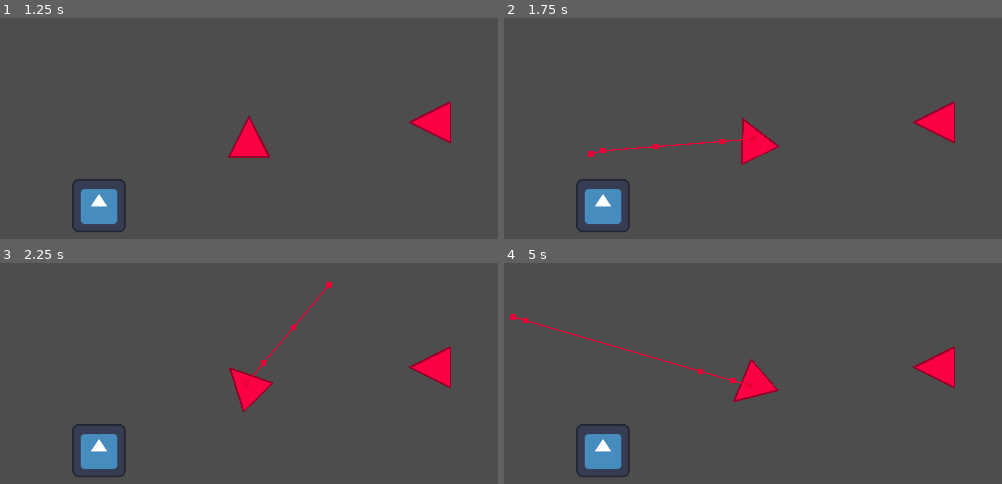
Above: before the commit, frames 1-4 (two rows, left to right).
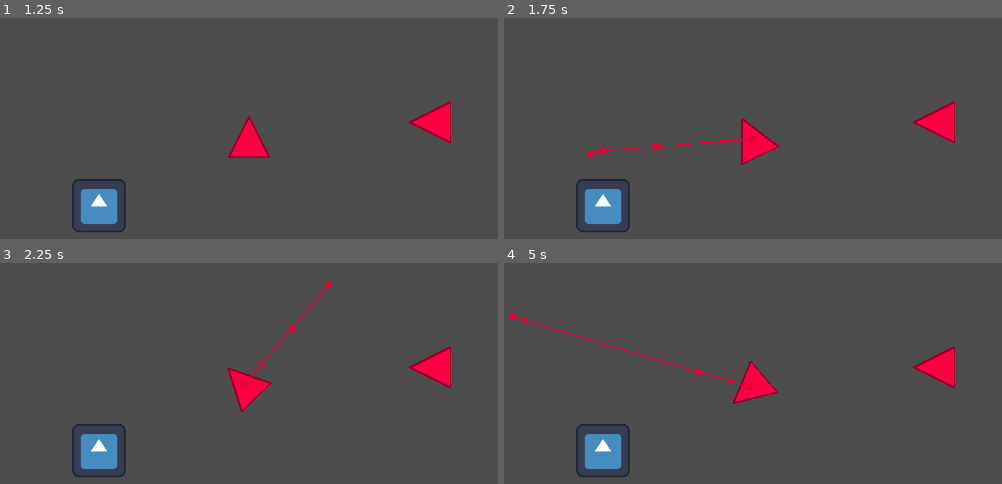
Above: after the commit, the same moments.

Repository: MendicantNinja/TheLastFleet
Game: Godot game, scene res://Scenes/GameScenes/CombatMap.tscn
Two runs of this game, one before a commit and one after it. Both use one fixed random seed, a clock stepped at 60 frames per second and the inputs below. The project has no main scene, so this scene is started directly. The engine's default icon, where the game draws it, is replaced by a stand-in: a white triangle on a blue panel in a dark square.
Inputs (mouse positions are in pixels of both pictures, inside the frame that each line leads up to):
- Up to frame 1 (1.25 s): tap Enter at 0.5 s; click (249, 139) at 0.67 s
- Up to frame 2 (1.75 s): tap Space at 1.25 s; move the mouse to (593, 161) at 1.27 s; click (593, 161) at 1.42 s
- Up to frame 3 (2.25 s): move the mouse to (328, 285) at 2.02 s; click (328, 285) at 2.17 s
- Up to frame 4 (5 s): move the mouse to (713, 472) at 2.77 s; click (713, 472) at 2.92 s; move the mouse to (992, 450) at 3.52 s; click (992, 450) at 3.67 s; move the mouse to (513, 316) at 4.27 s; click (513, 316) at 4.42 s

Frame 1 is identical in both runs. In frame 2, less than 0.1% of the frame differs, in the area x 47-56%, y 45-67%; in frame 3, 0.4%; in frame 4, 0.6%, in the area x 5-56%, y 26-64%.

Commit message:
basic enemy avoidance implemented

Diff:
--- a/Scenes/GameScenes/CombatMap.tscn
+++ b/Scenes/GameScenes/CombatMap.tscn
@@ -82,10 +82,11 @@
 [node name="ShipNavigationAgent" type="NavigationAgent2D" parent="PlayerShip"]
 path_desired_distance = 50.0
 target_desired_distance = 20.0
+path_max_distance = 50.0
 avoidance_enabled = true
 radius = 200.0
 neighbor_distance = 1000.0
-time_horizon_agents = 10.0
+time_horizon_agents = 5.0
 time_horizon_obstacles = 1.0
 avoidance_mask = 6
 avoidance_priority = 0.99
@@ -114,12 +115,11 @@
 
 [node name="NavigationAgent2D" type="NavigationAgent2D" parent="EnemyShip"]
 avoidance_enabled = true
-radius = 200.0
+radius = 100.0
 neighbor_distance = 1000.0
-time_horizon_agents = 5.0
 time_horizon_obstacles = 1.0
 avoidance_layers = 4
 avoidance_mask = 3
 
 [connection signal="input_event" from="PlayerShip" to="PlayerShip" method="_on_input_event"]
-[connection signal="velocity_computed" from="PlayerShip/ShipNavigationAgent" to="PlayerShip" method="_on_ShipNavAgent_velocity_computed"]
+[connection signal="velocity_computed" from="PlayerShip/ShipNavigationAgent" to="PlayerShip" method="_on_ShipNavigationAgent_velocity_computed"]
--- a/Scripts/ship.gd
+++ b/Scripts/ship.gd
@@ -1,16 +1,15 @@
 extends RigidBody2D
 class_name Ship
 
-const SPEED = 2000.0
+const SPEED = 3000.0
 @onready var ShipNavigationAgent = $ShipNavigationAgent
 var acceleration: Vector2 = Vector2.ZERO
 var avoidance_velocity: Vector2 = Vector2.ZERO
 var movement_delta: float = 0.0
-var stop_ship: bool = false
 var manual_control: bool = false
 var ship_select: bool = false
 
-func _ready(in_combat: bool = true) -> void:
+func _ready() -> void:
 	pass
 
 # Any generic input event.
@@ -36,16 +35,22 @@
 	if NavigationServer2D.map_get_iteration_id(ShipNavigationAgent.get_navigation_map()) == 0:
 		return
 
-	if ShipNavigationAgent.is_navigation_finished() and stop_ship:
-		stop_ship = false
-
 	var velocity = Vector2.ZERO
 	movement_delta = SPEED * delta
-	if not ShipNavigationAgent.is_navigation_finished() and not stop_ship:
+	if not ShipNavigationAgent.is_navigation_finished():
 		var ship_position: Vector2 = transform.get_origin()
 		var next_path_position: Vector2 = ShipNavigationAgent.get_next_path_position()
 		var direction_to_path: Vector2 = ship_position.direction_to(next_path_position)
 		velocity = direction_to_path * movement_delta
+
+		if avoidance_velocity != Vector2.ZERO:
+			var direction_to_repath: Vector2 = velocity.direction_to(avoidance_velocity)
+			var test_repath_x: int = direction_to_path.x - direction_to_repath.x
+			var test_repath_y: int = direction_to_path.y - direction_to_repath.y
+			if test_repath_x == 0.0:
+				velocity.x += avoidance_velocity.x
+			if test_repath_y == 0.0:
+				velocity.y += avoidance_velocity.y
 
 		var transform_look_at: Transform2D = transform.looking_at(next_path_position)
 		transform = transform.interpolate_with(transform_look_at, delta)
@@ -53,30 +58,19 @@
 	acceleration += velocity - linear_velocity
 
 	var force: Vector2 = mass * acceleration
+	linear_velocity = Vector2.ZERO
 	if force.abs().floor() != Vector2.ZERO:
 		apply_central_force(force)
 
-
 func _integrate_forces(state: PhysicsDirectBodyState2D) -> void:
-	if stop_ship:
+	if ShipNavigationAgent.is_navigation_finished() :
 		# decrease linear velocity to converge acceleration to zero, thus
 		# converging force to zero
-		var weight: float = 1.0 / linear_velocity.length()
 		linear_velocity += lerp(Vector2.ZERO, -linear_velocity, state.step)
-	elif not ShipNavigationAgent.is_navigation_finished() and not stop_ship:
-		var ship_position: Vector2 = state.transform.get_origin()
-		var final_position: Vector2 = ShipNavigationAgent.get_target_position()
-		var distance_between_pos: float = final_position.distance_to(ship_position)
-		var desired_distance: float = ShipNavigationAgent.get_target_desired_distance()
-		var lin_vel_magnitude: float = linear_velocity.length()
-		if distance_between_pos < lin_vel_magnitude and distance_between_pos > desired_distance:
-			stop_ship = true
 	# use apply_impulse for one-shot calculations for collisions
 	# its time-independent hence why its a one-shot
 
-func _on_ShipNavAgent_velocity_computed(safe_velocity: Vector2) -> void:
-	linear_velocity = safe_velocity
-	pass
-	#var ship_origin = transform.get_origin()
-	#var distance_to_blah: Vector2 = ship_origin.direction_to(safe_velocity)
-	#avoidance_velocity += distance_to_blah * movement_delta
+func _on_ShipNavigationAgent_velocity_computed(safe_velocity):
+	avoidance_velocity = Vector2.ZERO
+	if safe_velocity != Vector2.ZERO:
+		avoidance_velocity = safe_velocity
